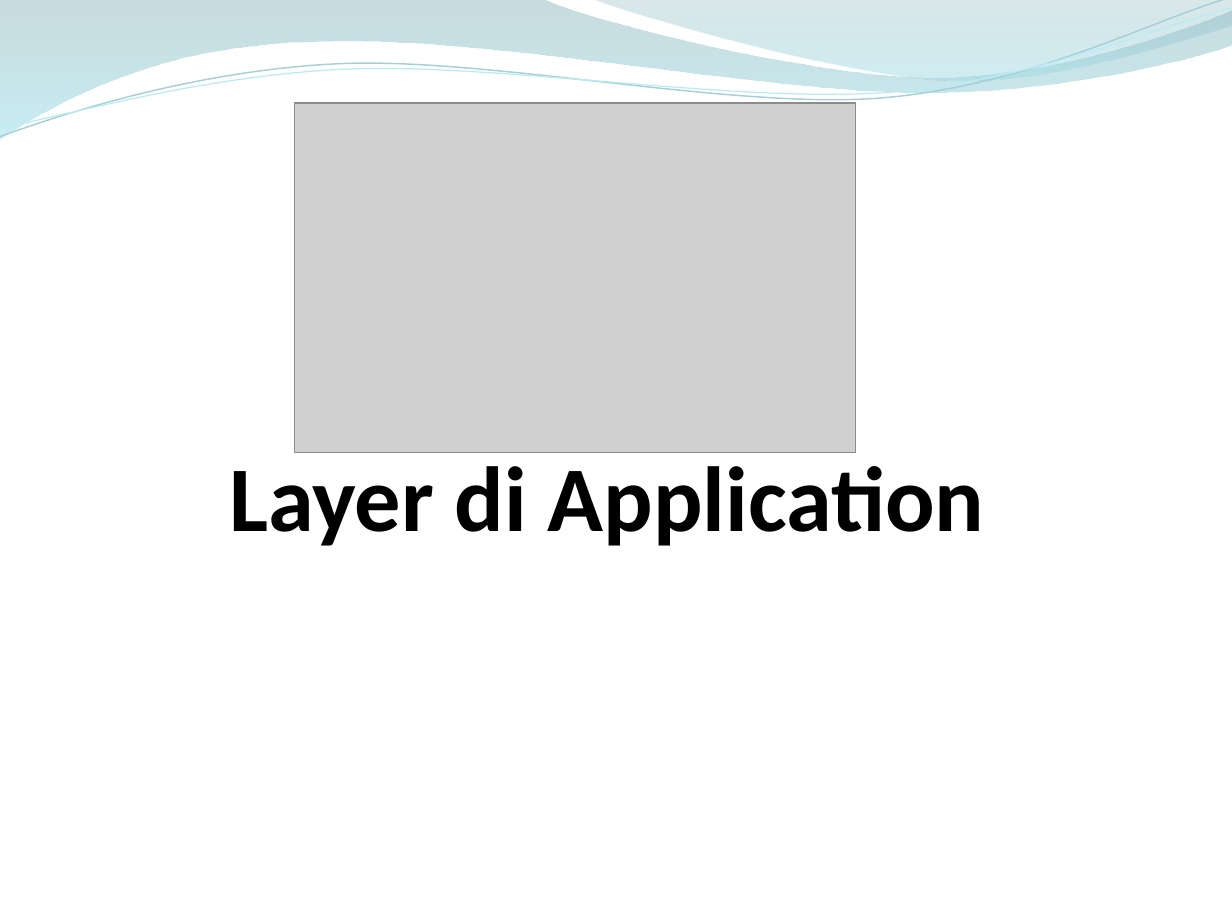
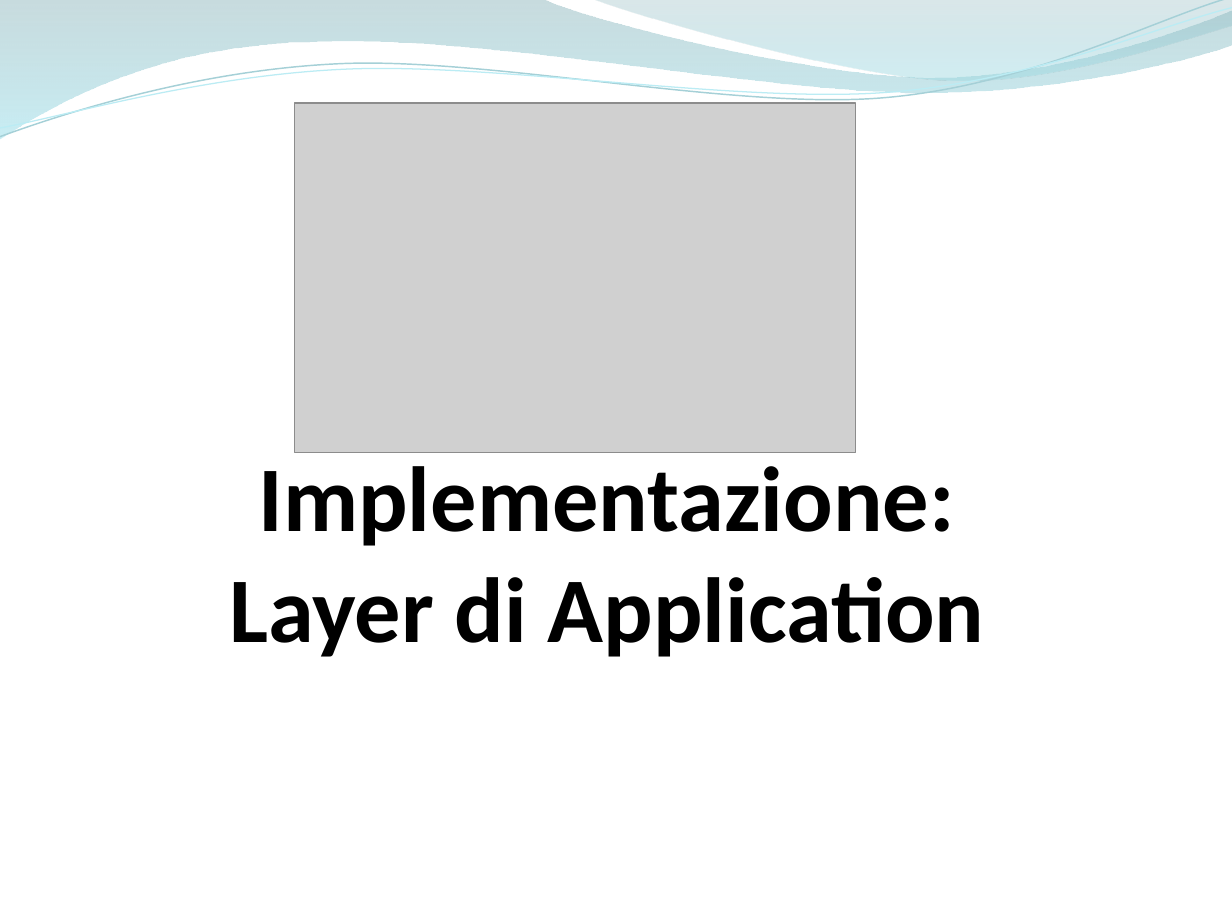
Before and after one commit to ammirate/at-silo, a slide deck: slide 73 of Presentazione/Atsilo1/[BOZZA] Atsilo_A_PresentazioneFinale copia.pptx (slide 57 before the commit). Drawn at 1232x924 pixels with LibreOffice and Linux fonts; fonts in the diff are those of the drawing; grey boxes stand for pictures. Boxes give left, top, right and bottom in pixels: in the first picture for what was removed or moved away, otherwise in the second. Text is boxed around its words. In the diff, an @@ line names an element or a change of style, - is before the commit and + after.

```diff
--- a/Presentazione/Atsilo1/[BOZZA] Atsilo_A_PresentazioneFinale copia.pptx
+++ b/Presentazione/Atsilo1/[BOZZA] Atsilo_A_PresentazioneFinale copia.pptx
@@ text at <box>259,466,955,546</box>: paragraph added @@
+Implementazione:
```
Also in this commit, not shown: 12 other slides changed, 18 slides added, 2 slides removed.
